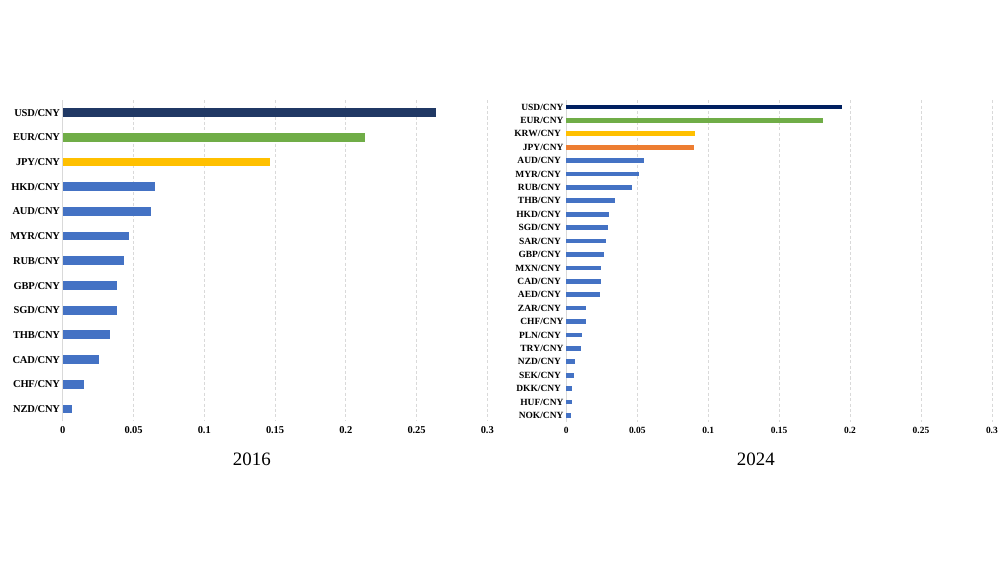
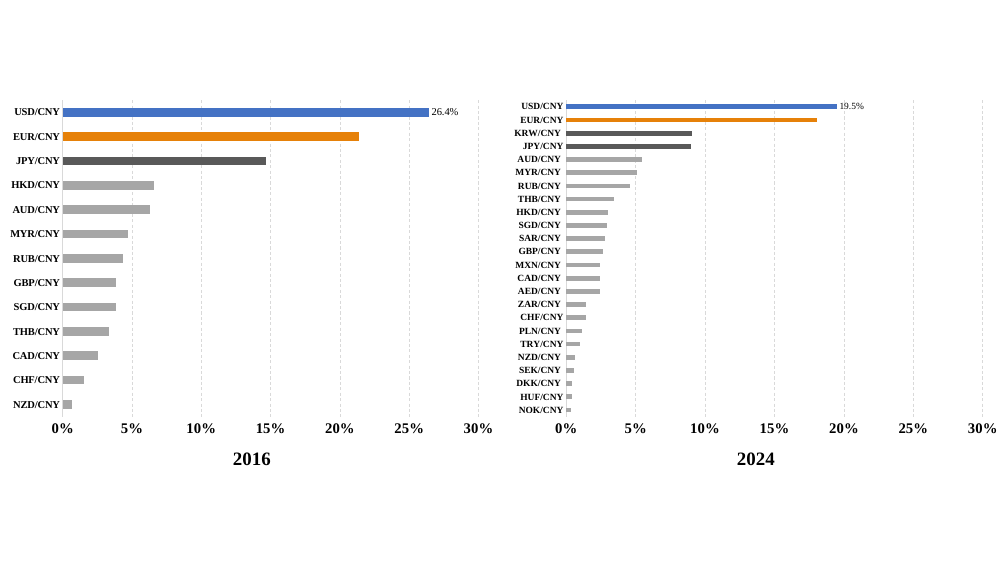
Before and after one commit to KarryRen/FMIC, a slide deck: slide 5 of Project/images.pptx. Drawn at 1008x567 pixels with LibreOffice and Linux fonts; fonts in the diff are those of the drawing. Boxes give left, top, right and bottom in pixels: in the first picture for what was removed or moved away, otherwise in the second. Text is boxed around its words. In the diff, an @@ line names an element or a change of style, - is before the commit and + after.

```diff
--- a/Project/images.pptx
+++ b/Project/images.pptx
@@ bar chart at (x1=0, y1=93, x2=504, y2=443) @@
@@ colour of Series 1 #4472C4 to #A6A6A6 @@
@@ data labels of Series 1 added @@
@@ colours of single points changed @@
@@ value axis changed @@
@@ bar chart at (x1=504, y1=93, x2=1008, y2=443) @@
@@ colour of Series 1 #4472C4 to #A6A6A6 @@
@@ data labels of Series 1 added @@
@@ colours of single points changed @@
@@ value axis changed @@
@@ text "2016" at (x1=233, y1=452, x2=271, y2=466): bold on @@
@@ text "2024" at (x1=737, y1=452, x2=775, y2=465): bold on @@
```
Also in this commit, not shown: 3 other slides changed, 2 slides added, 5 other files.
